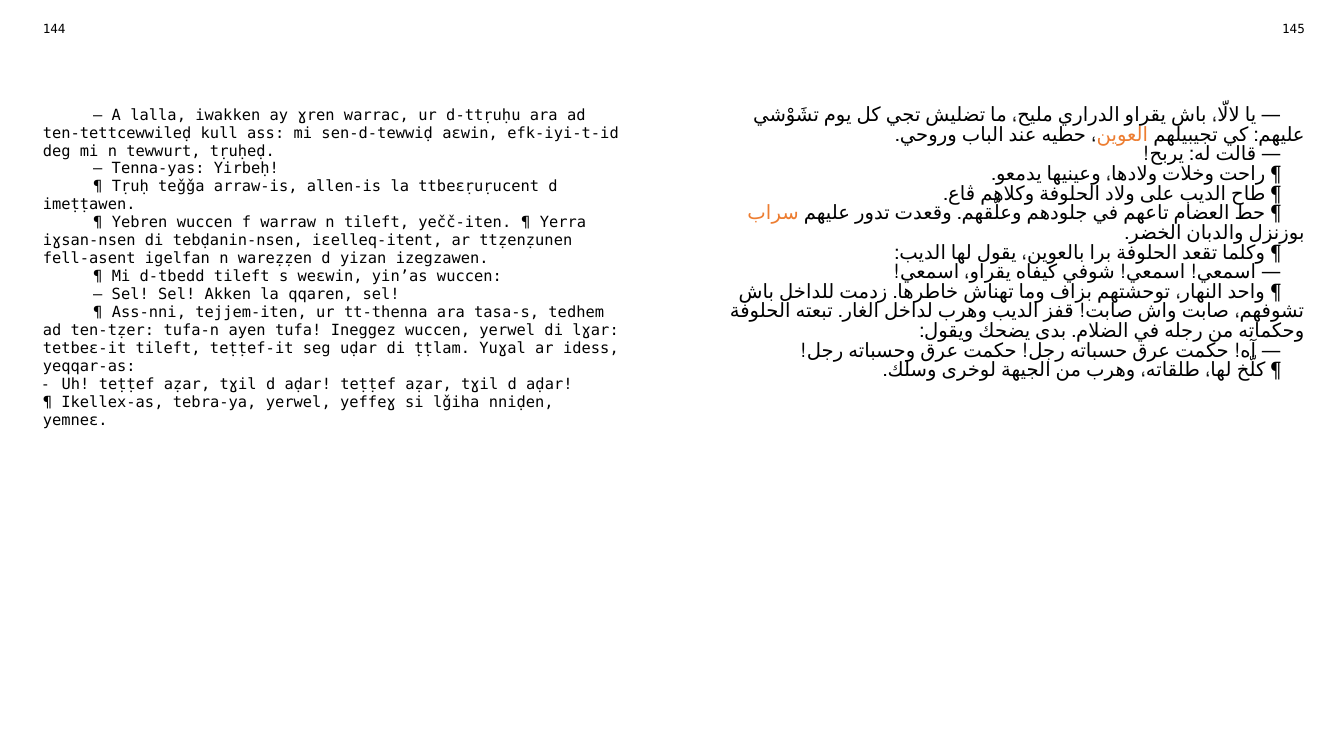
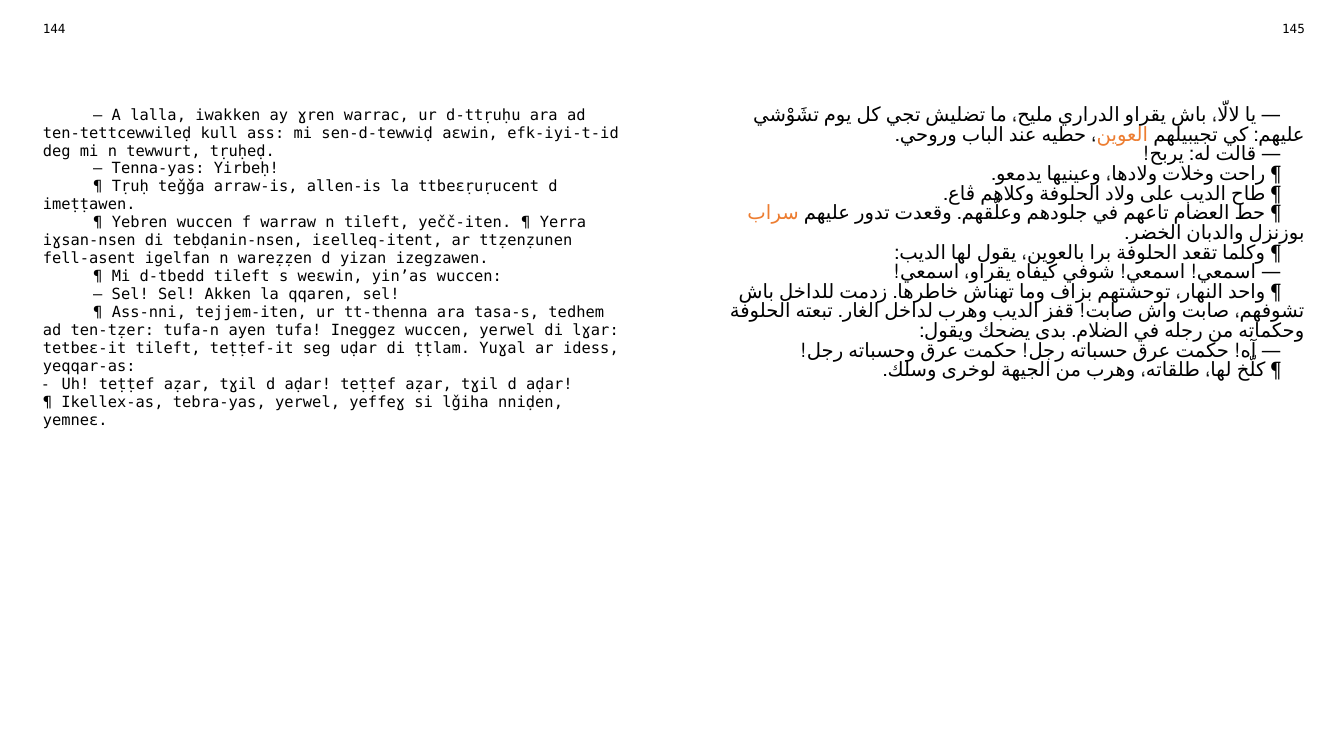
Before and after one commit to sferhah/tamacahut_n_wuccen, a slide deck: slide 70 of Uccen.ConsoleApp/Resources/pptx/uccen.arq.pptx. Drawn at 1344x756 pixels with LibreOffice and Linux fonts; fonts in the diff are those of the drawing. Boxes give left, top, right and bottom in pixels: in the first picture for what was removed or moved away, otherwise in the second. Text is boxed around its words. In the diff, an @@ line names an element or a change of style, - is before the commit and + after.

```diff
--- a/Uccen.ConsoleApp/Resources/pptx/uccen.arq.pptx
+++ b/Uccen.ConsoleApp/Resources/pptx/uccen.arq.pptx
@@ table at <box>32,16,1315,729</box> @@
-row 3, column 1: — A lalla, iwakken ay ɣren warrac, ur d-ttṛuḥu ara ad ten-tettcewwileḍ kull ass: mi sen-d-tewwiḍ aɛwin, efk-iyi-t-id deg mi n tewwurt, tṛuḥeḍ. / — Tenna-yas: Yirbeḥ! / ¶ Tṛuḥ teǧǧa arraw-is, allen-is la ttbeɛṛuṛucent d imeṭṭawen. / ¶ Yebren wuccen f warraw n tileft, yečč-iten. ¶ Yerra iɣsan-nsen di tebḍanin-nsen, iɛelleq-itent, ar ttẓenẓunen fell-asent igelfan n wareẓẓen d yizan izegzawen. / ¶ Mi d-tbedd tileft s weɛwin, yin’as wuccen: / — Sel! Sel! Akken la qqaren, sel! / ¶ Ass-nni, tejjem-iten, ur tt-thenna ara tasa-s, tedhem ad ten-tẓer: tufa-n ayen tufa! Ineggez wuccen, yerwel di lɣar: tetbeɛ-it tileft, teṭṭef-it seg uḍar di ṭṭlam. Yuɣal ar idess, yeqqar-as: / Uh! teṭṭef aẓar, tɣil d aḍar! teṭṭef aẓar, tɣil d aḍar! / ¶ Ikellex-as, tebra-ya, yerwel, yeffeɣ si lǧiha nniḍen, yemneɛ.
+row 3, column 1: — A lalla, iwakken ay ɣren warrac, ur d-ttṛuḥu ara ad ten-tettcewwileḍ kull ass: mi sen-d-tewwiḍ aɛwin, efk-iyi-t-id deg mi n tewwurt, tṛuḥeḍ. / — Tenna-yas: Yirbeḥ! / ¶ Tṛuḥ teǧǧa arraw-is, allen-is la ttbeɛṛuṛucent d imeṭṭawen. / ¶ Yebren wuccen f warraw n tileft, yečč-iten. ¶ Yerra iɣsan-nsen di tebḍanin-nsen, iɛelleq-itent, ar ttẓenẓunen fell-asent igelfan n wareẓẓen d yizan izegzawen. / ¶ Mi d-tbedd tileft s weɛwin, yin’as wuccen: / — Sel! Sel! Akken la qqaren, sel! / ¶ Ass-nni, tejjem-iten, ur tt-thenna ara tasa-s, tedhem ad ten-tẓer: tufa-n ayen tufa! Ineggez wuccen, yerwel di lɣar: tetbeɛ-it tileft, teṭṭef-it seg uḍar di ṭṭlam. Yuɣal ar idess, yeqqar-as: / Uh! teṭṭef aẓar, tɣil d aḍar! teṭṭef aẓar, tɣil d aḍar! / ¶ Ikellex-as, tebra-yas, yerwel, yeffeɣ si lǧiha nniḍen, yemneɛ.
```
Also in this commit, not shown: 10 other slides changed, 7 other files.
